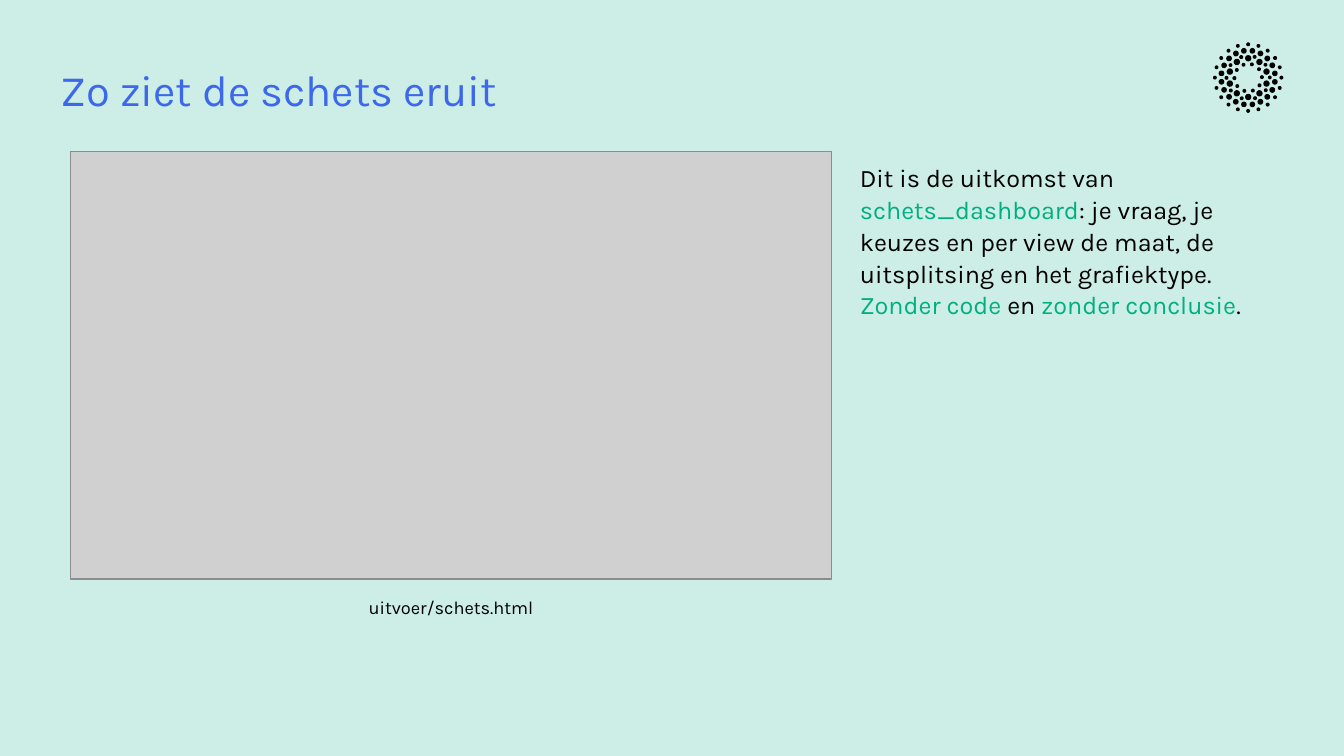
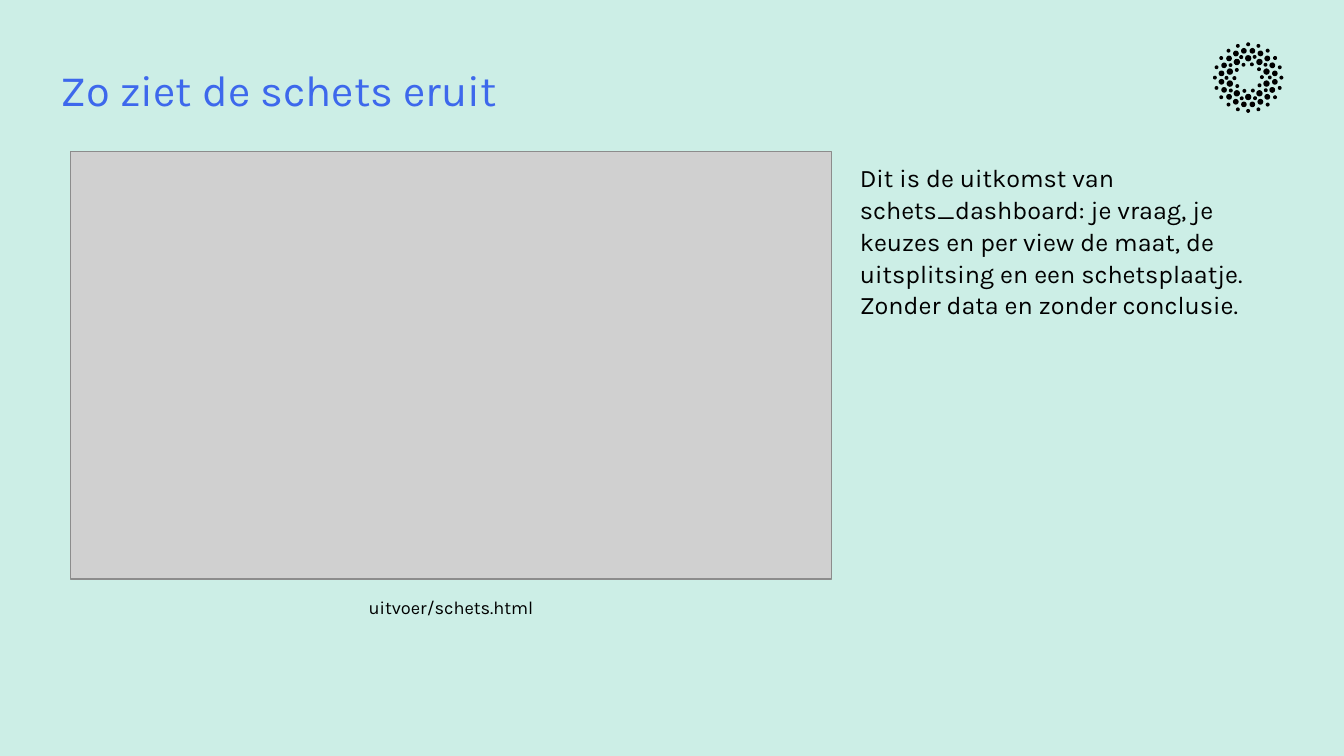
Before and after one commit to cedanl/clidev-presentaties, a slide deck: slide 30 of exports/261005_workshop_rad_uitvoering.pptx. Drawn at 1344x756 pixels with LibreOffice and Linux fonts; fonts in the diff are those of the drawing; grey boxes stand for pictures. Boxes give left, top, right and bottom in pixels: in the first picture for what was removed or moved away, otherwise in the second. Text is boxed around its words. In the diff, an @@ line names an element or a change of style, - is before the commit and + after.

```diff
--- a/exports/261005_workshop_rad_uitvoering.pptx
+++ b/exports/261005_workshop_rad_uitvoering.pptx
@@ text at (860, 169, 1242, 315): text changed @@
-Dit is de uitkomst van schets_dashboard: je vraag, je keuzes en per view de maat, de uitsplitsing en het grafiektype. Zonder code en zonder conclusie.
+Dit is de uitkomst van schets_dashboard: je vraag, je keuzes en per view de maat, de uitsplitsing en een schetsplaatje. Zonder data en zonder conclusie.
```
Also in this commit, not shown: 4 other slides changed, 1 other file.
